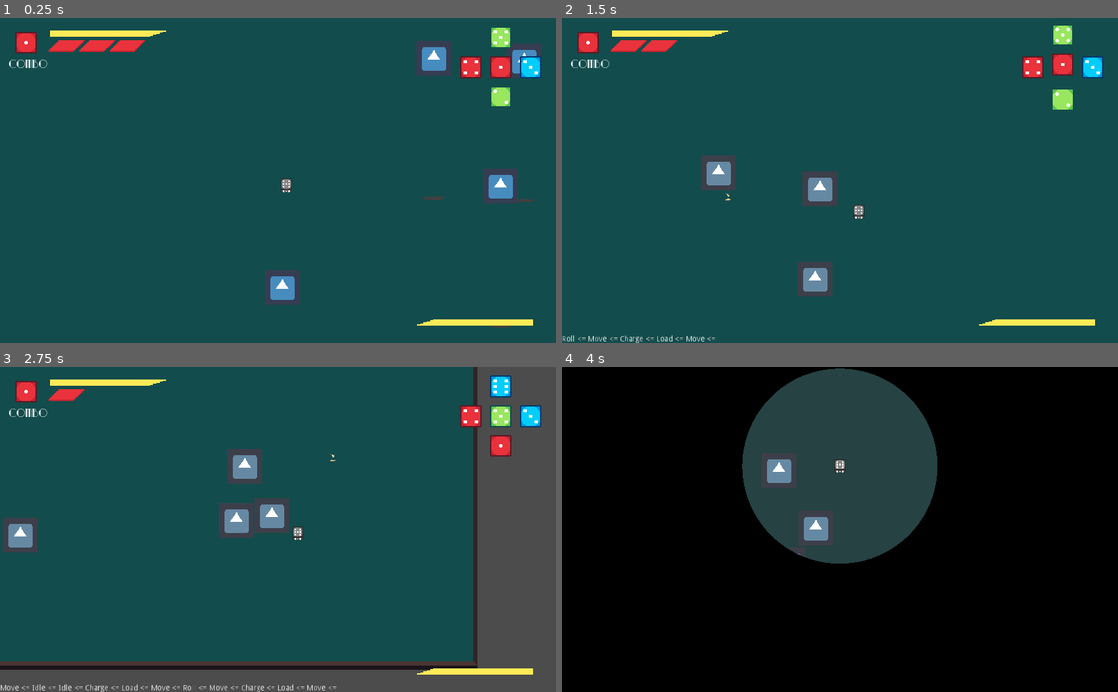
Above: before the commit, frames 1-4 (two rows, left to right).
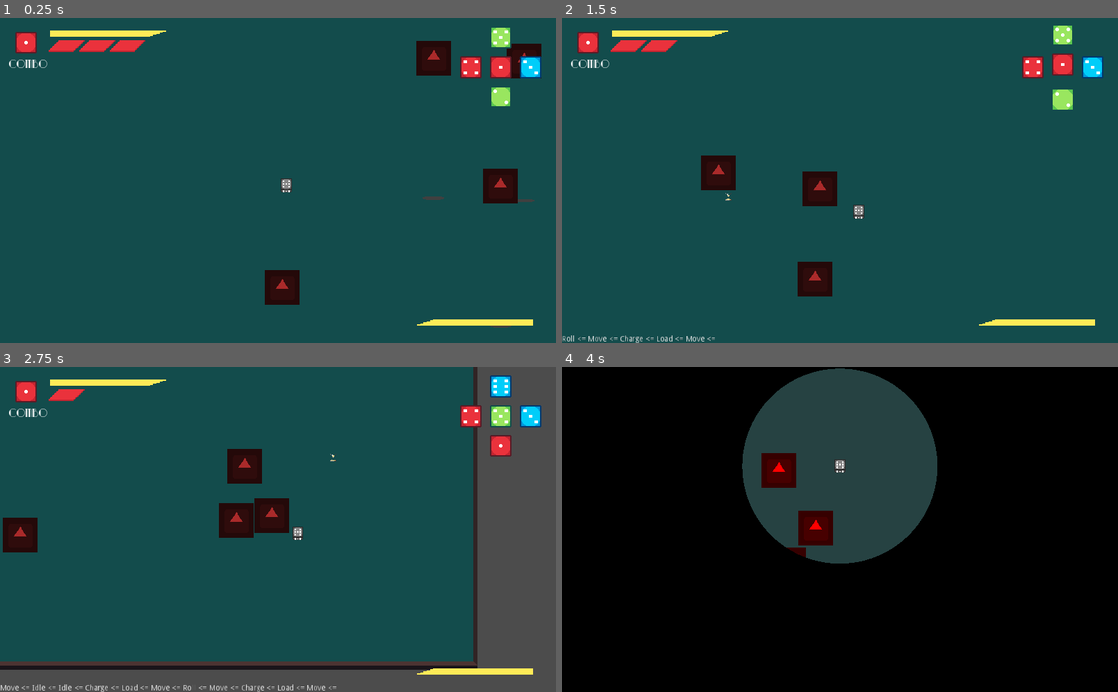
Above: after the commit, the same moments.

Repository: andrebariani/gmtk2022
Game: Godot game, scene res://src/Main.tscn
Same seed, same stepped clock (60 frames per second), same inputs: the game is played once before the commit and once after it. The engine's default icon, where the game draws it, is replaced by a stand-in: a white triangle on a blue panel in a dark square.
Inputs (mouse positions are in pixels of both pictures, inside the frame that each line leads up to):
- Up to frame 1 (0.25 s): no input
- Up to frame 2 (1.5 s): tap Enter (ui_accept) at 0.5, 0.77 s; move the mouse to (962, 164) at 0.52 s; hold D (move_right) 0.53-1.28 s; click (962, 164) at 0.6 s; move the mouse to (728, 196) at 1.27 s; hold S (move_down) from 1.28 s (still down); tap Space (roll) at 1.35 s
- Up to frame 3 (2.75 s): tap Enter (ui_accept) at 1.52 s; move the mouse to (333, 458) at 2.02 s; release S (move_down) at 2.03 s; hold D (move_right) from 2.03 s (still down); click (333, 458) at 2.1 s
- Up to frame 4 (4 s): move the mouse to (812, 594) at 2.77 s; release D (move_right) at 2.78 s; hold W (move_up) 2.78-3.53 s; tap Space (roll) at 2.85 s; tap Enter (ui_accept) at 3.02, 3.77 s; move the mouse to (1006, 578) at 3.52 s; hold A (move_left) from 3.53 s (still down); click (1006, 578) at 3.6 s

The runs differ from the first frame. In frame 1, 2.3% of the frame differs, in the area x 47-98%, y 7-89%; in frame 2, 2.0%; in frame 3, 2.7%, in the area x 0-52%, y 25-58%; in frame 4, 1.4%.

Commit message:
enemy modulate colors (temporary)

Diff:
--- a/src/entities/enemies/Melee_enemy.tscn
+++ b/src/entities/enemies/Melee_enemy.tscn
@@ -29,6 +29,7 @@
 charge_mult = 7.0
 
 [node name="Sprite" parent="." index="0"]
+modulate = Color( 1, 0, 0, 1 )
 material = SubResource( 7 )
 
 [node name="CollisionShape2D" parent="." index="1"]
--- a/src/entities/enemies/Protector_enemy.tscn
+++ b/src/entities/enemies/Protector_enemy.tscn
@@ -17,6 +17,9 @@
 script = ExtResource( 3 )
 protector = true
 color_number = 2
+
+[node name="Sprite" parent="." index="0"]
+modulate = Color( 0, 0.368627, 1, 1 )
 
 [node name="CollisionShape2D" parent="." index="1"]
 shape = SubResource( 2 )
--- a/src/entities/enemies/Ranged_enemy.tscn
+++ b/src/entities/enemies/Ranged_enemy.tscn
@@ -26,6 +26,7 @@
 color_number = 1
 
 [node name="Sprite" parent="." index="0"]
+modulate = Color( 0, 1, 0.0156863, 1 )
 material = SubResource( 4 )
 
 [node name="CollisionShape2D" parent="." index="1"]
